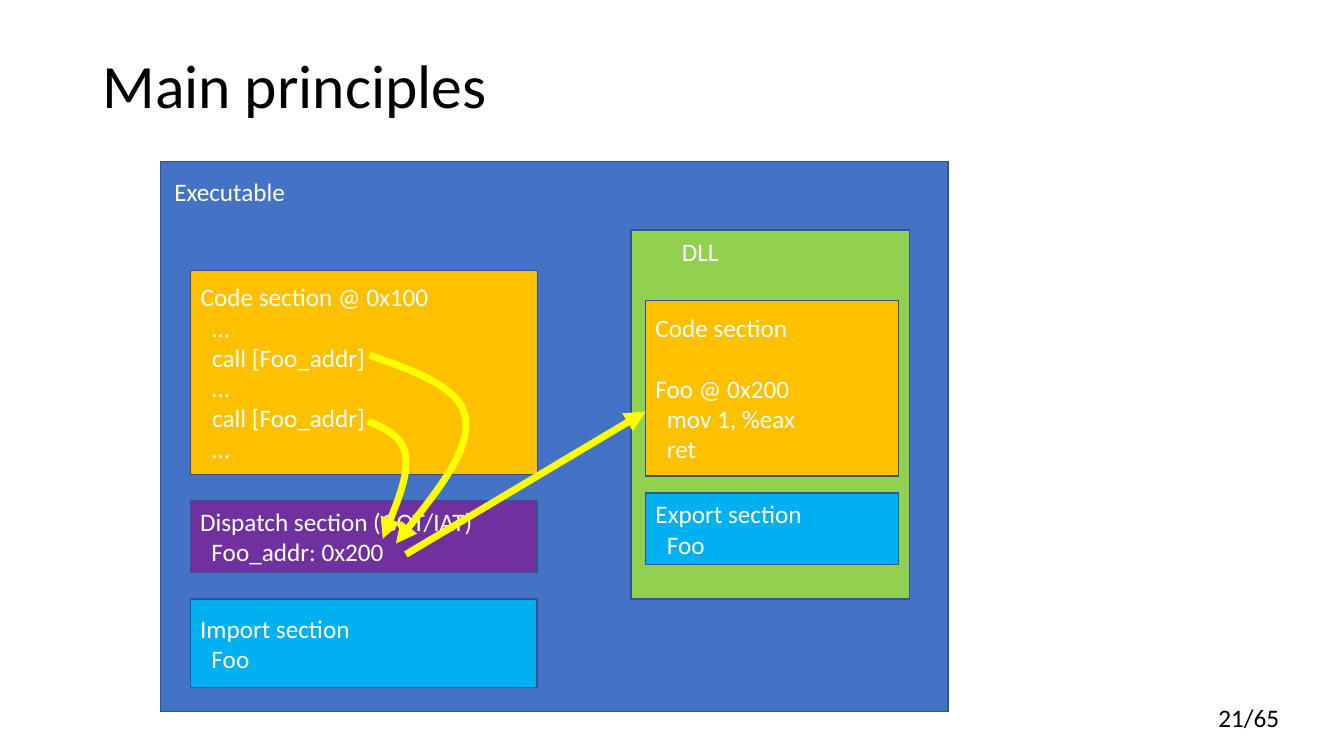
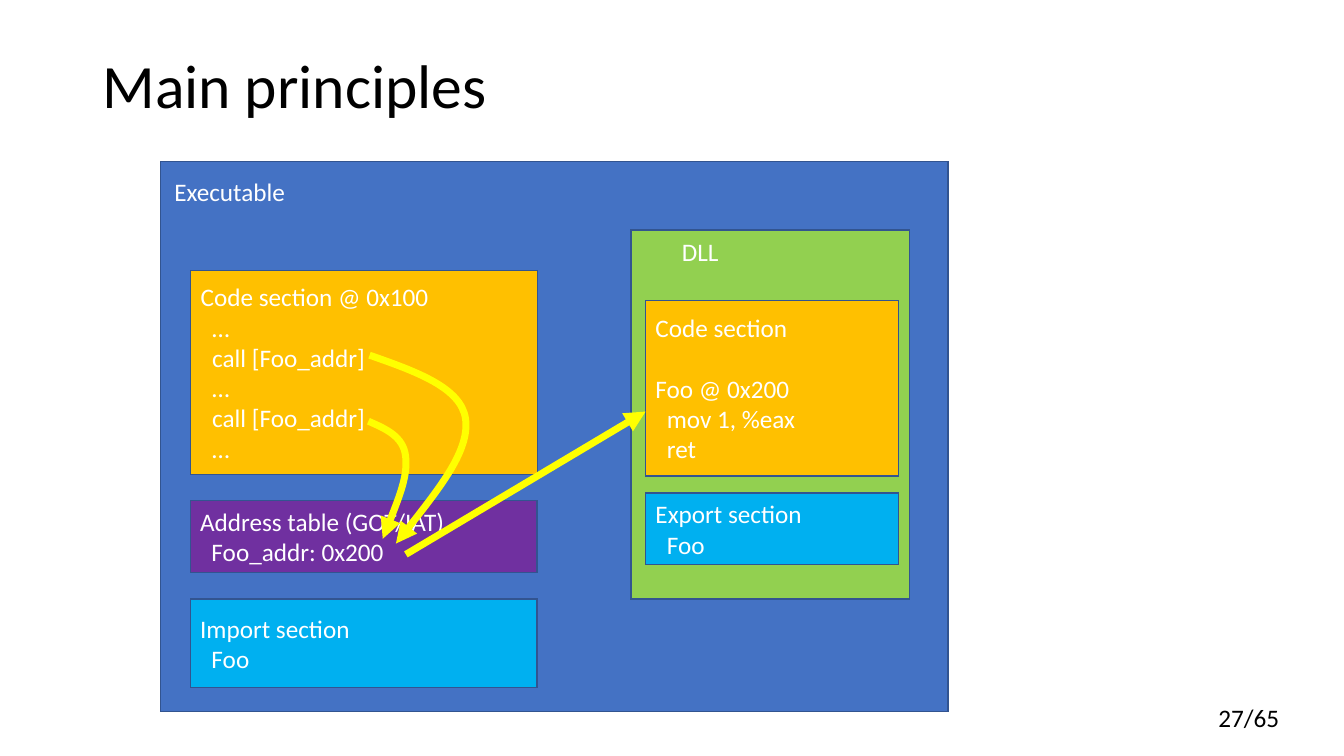
Before and after one commit to yugr/CppRussia, a slide deck: slide 27 of 2024/EN.pptx (slide 21 before the commit). Drawn at 1344x756 pixels with LibreOffice and Linux fonts; fonts in the diff are those of the drawing. Boxes give left, top, right and bottom in pixels: in the first picture for what was removed or moved away, otherwise in the second. Text is boxed around its words. In the diff, an @@ line names an element or a change of style, - is before the commit and + after.

```diff
--- a/2024/EN.pptx
+++ b/2024/EN.pptx
@@ text in rectangle at [200,510,444,537]: text changed @@
-Dispatch section (GOT/IAT)
+Address table (GOT/IAT)
@@ page number at [1218,709,1279,728]: text changed @@
-21/65
+27/65
```
Also in this commit, not shown: 17 other slides changed, 12 slides added, 2 slides removed.
